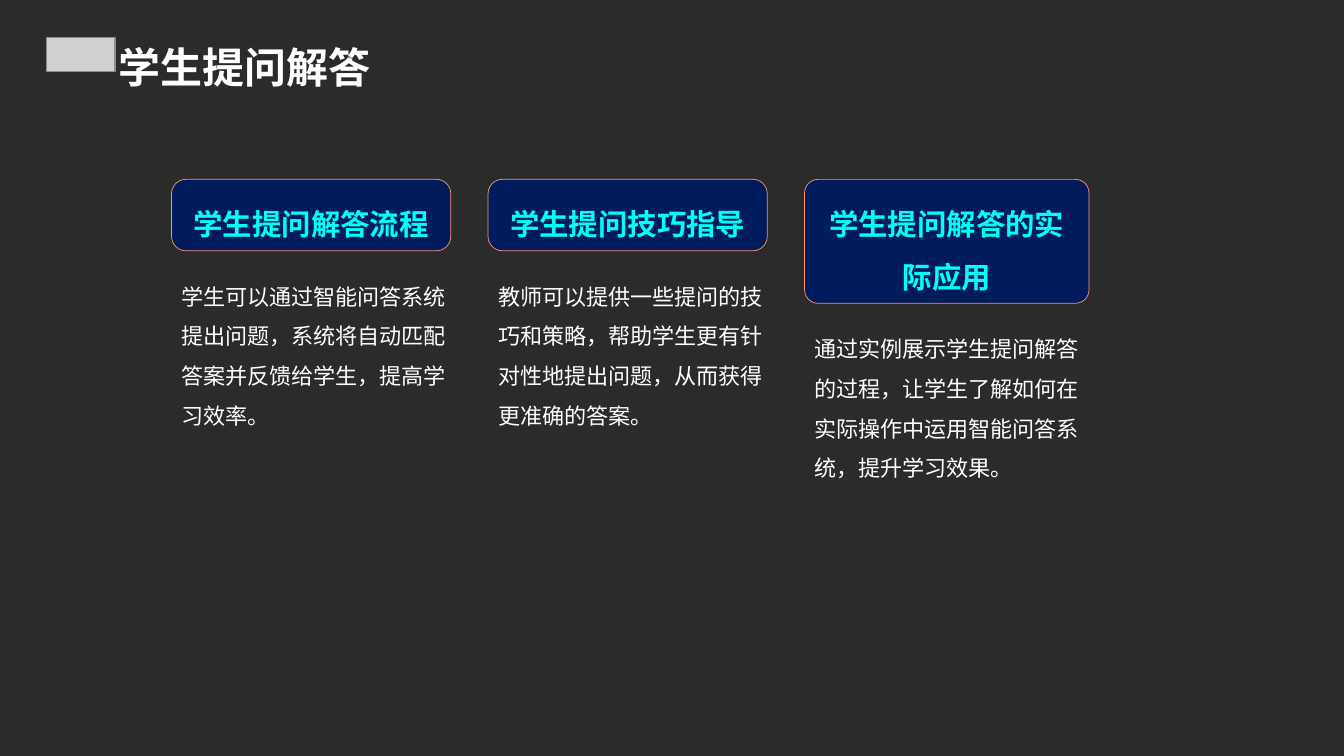
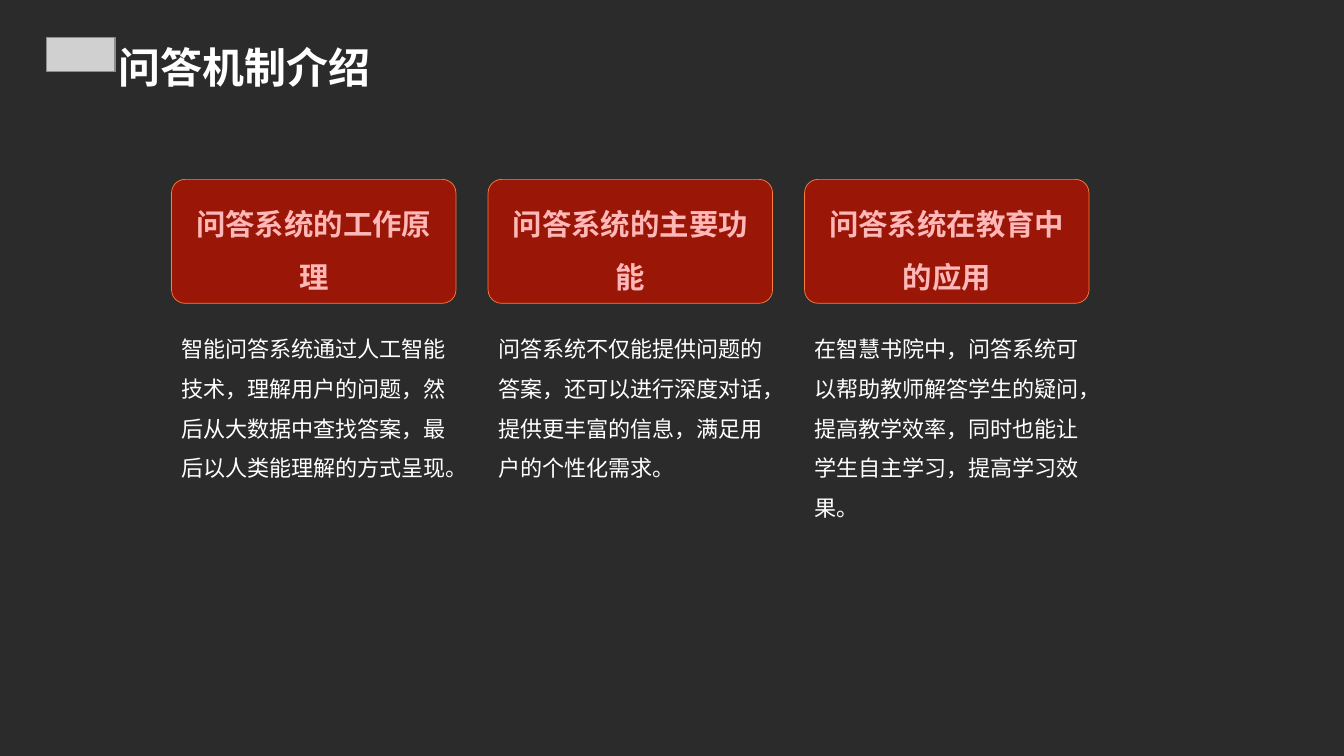
Before and after one commit to FlashLizard/Intelligent_Learning_Platform, a slide deck: slide 10 of src/generate_ppt/generate_ppt/ppttmp.ppt. Drawn at 1344x756 pixels with LibreOffice and Linux fonts; fonts in the diff are those of the drawing; grey boxes stand for pictures; background and template pictures are left out; a plain dark background stands for a picture behind light text. Boxes give left, top, right and bottom in pixels: in the first picture for what was removed or moved away, otherwise in the second. Text is boxed around its words. In the diff, an @@ line names an element or a change of style, - is before the commit and + after.

```diff
--- a/src/generate_ppt/generate_ppt/ppttmp.ppt
+++ b/src/generate_ppt/generate_ppt/ppttmp.ppt
@@ text at bbox=[118, 47, 370, 87]: text changed @@
-学生提问解答
+问答机制介绍
@@ rounded rectangle "问答系统的工作原理": place and size @@
-rounded rectangle "问答系统的工作原理" at bbox=[171, 179, 451, 251]
+rounded rectangle "问答系统的工作原理" at bbox=[171, 179, 456, 303]
@@ rounded rectangle "问答系统的工作原理" at bbox=[171, 179, 456, 303]: fill #001C5C to #9A1607; outline #FE9471 0.5 pt to #FF7D3C 0.5 pt; proportions changed @@
@@ rounded rectangle "问答系统的主要功能" at bbox=[488, 179, 772, 303]: fill #001C5C to #9A1607; outline #FE9471 0.5 pt to #FF7D3C 0.5 pt; proportions changed @@
@@ rounded rectangle "问答系统的主要功能": place and size @@
-rounded rectangle "问答系统的主要功能" at bbox=[488, 179, 767, 251]
+rounded rectangle "问答系统的主要功能" at bbox=[488, 179, 772, 303]
@@ rounded rectangle "问答系统在教育中的应用" at bbox=[805, 179, 1089, 303]: fill #001C5C to #9A1607; outline #FE9471 0.5 pt to #FF7D3C 0.5 pt @@
@@ text in rounded rectangle at bbox=[829, 209, 1064, 291]: text changed; text colour #00FFF8 to #FFB7B7 @@
-学生提问解答的实际应用
+问答系统在教育中的应用
@@ text in rounded rectangle at bbox=[196, 210, 431, 290]: text changed; text colour #00FFF8 to #FFB7B7 @@
-学生提问解答流程
+问答系统的工作原理
@@ text in rounded rectangle at bbox=[513, 210, 748, 291]: text changed; text colour #00FFF8 to #FFB7B7 @@
-学生提问技巧指导
+问答系统的主要功能
@@ text at bbox=[182, 338, 468, 478]: text changed @@
-学生可以通过智能问答系统提出问题，系统将自动匹配答案并反馈给学生，提高学习效率。
+智能问答系统通过人工智能技术，理解用户的问题，然后从大数据中查找答案，最后以人类能理解的方式呈现。
@@ text at bbox=[498, 338, 784, 478]: text changed @@
-教师可以提供一些提问的技巧和策略，帮助学生更有针对性地提出问题，从而获得更准确的答案。
+问答系统不仅能提供问题的答案，还可以进行深度对话，提供更丰富的信息，满足用户的个性化需求。
@@ text at bbox=[815, 338, 1101, 518]: text changed @@
-通过实例展示学生提问解答的过程，让学生了解如何在实际操作中运用智能问答系统，提升学习效果。
+在智慧书院中，问答系统可以帮助教师解答学生的疑问，提高教学效率，同时也能让学生自主学习，提高学习效果。
```
Also in this commit, not shown: 18 other slides changed, 1 slide added, 4 slides removed, 5 other files.
